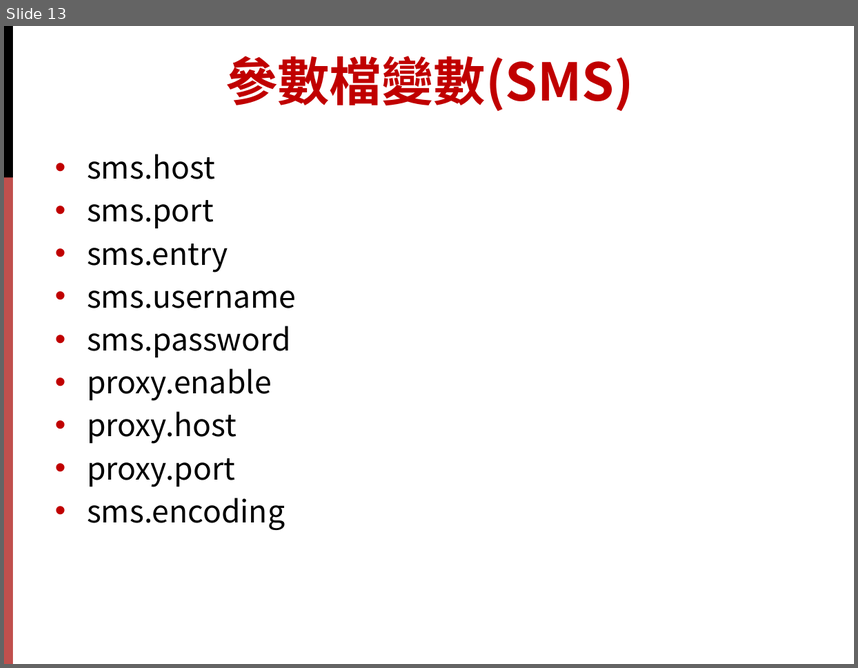
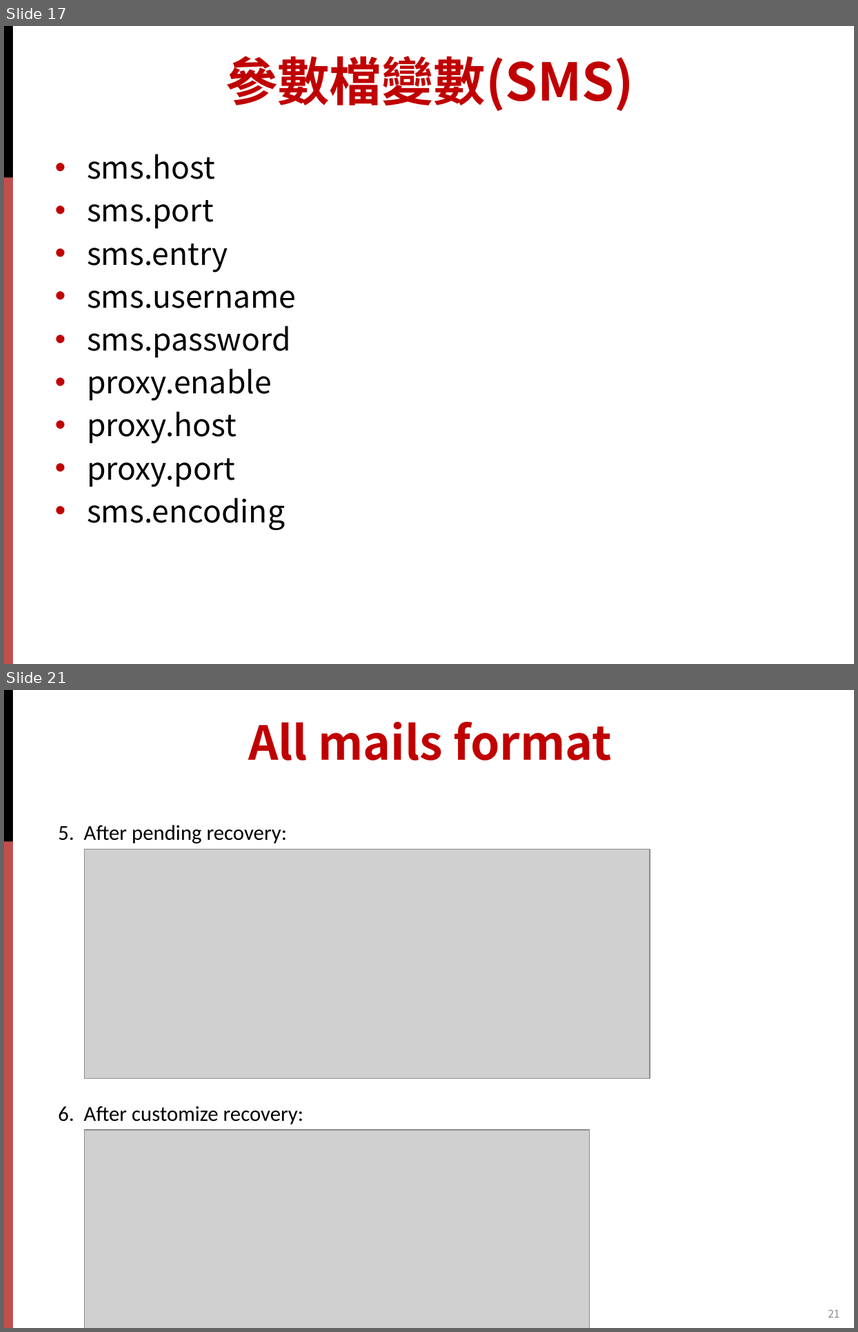
Before and after one commit to strikecbu/TraceLogMonitor, a slide deck: other/doc/TraceLogMonitorWithWAS.pptx. Shown one above the other, each under a label of ours: slide 13 before the commit, slides 17 and 21 after it; the slides between them are not shown. The pictures are 858x668 and 858x1332 pixels, drawn with LibreOffice and Linux fonts; fonts in the diff are those of the drawing; grey boxes stand for pictures; background and template pictures are left out. Boxes give left, top, right and bottom in pixels: in the first picture for what was removed or moved away, otherwise in the second. Text is boxed around its words. In the diff, an @@ line names an element or a change of style, - is before the commit and + after.

```diff
--- a/other/doc/TraceLogMonitorWithWAS.pptx
+++ b/other/doc/TraceLogMonitorWithWAS.pptx
@@ slide 21 added at box(4, 690, 854, 1328), background #FFFFFF; not listed: 2 template elements that a slide beside it also shows @@
@@ title added at box(248, 722, 612, 760), 39.6 pt, text #C00000, bold @@
+All mails format
@@ text added at box(58, 825, 287, 844), 18 pt, text #000000 @@
+5. After pending recovery:
@@ picture added at box(85, 849, 650, 1078) @@
@@ text added at box(58, 1106, 303, 1124), 18 pt, text #000000 @@
+6. After customize recovery:
@@ picture added at box(85, 1130, 590, 1328) @@
@@ page number added at box(828, 1309, 840, 1317), 9 pt, text #8C8C8C @@
+21
@@ what was slide 13 is now slide 17 @@
```
Also in this commit, not shown: 1 slide changed, 8 other slides added.
